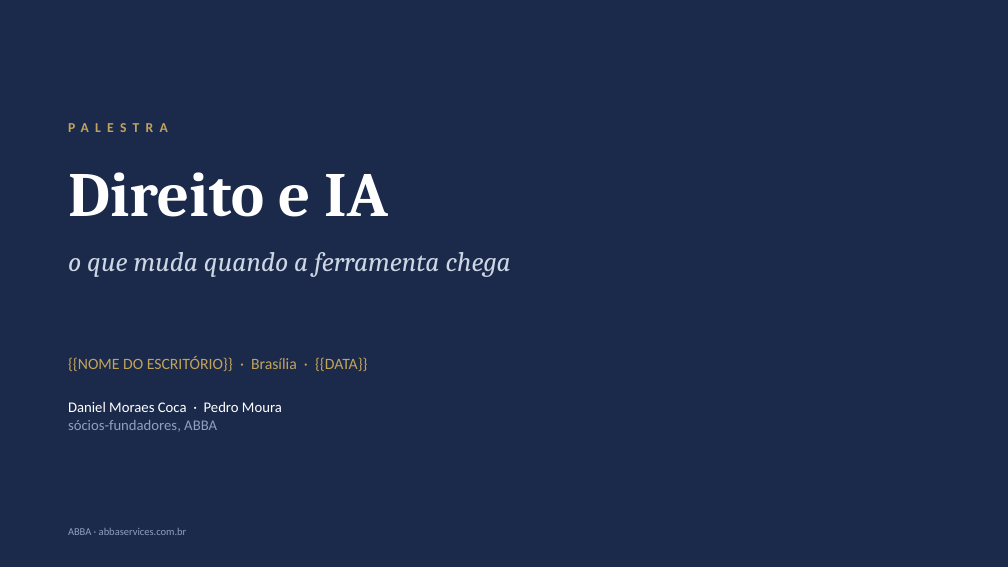
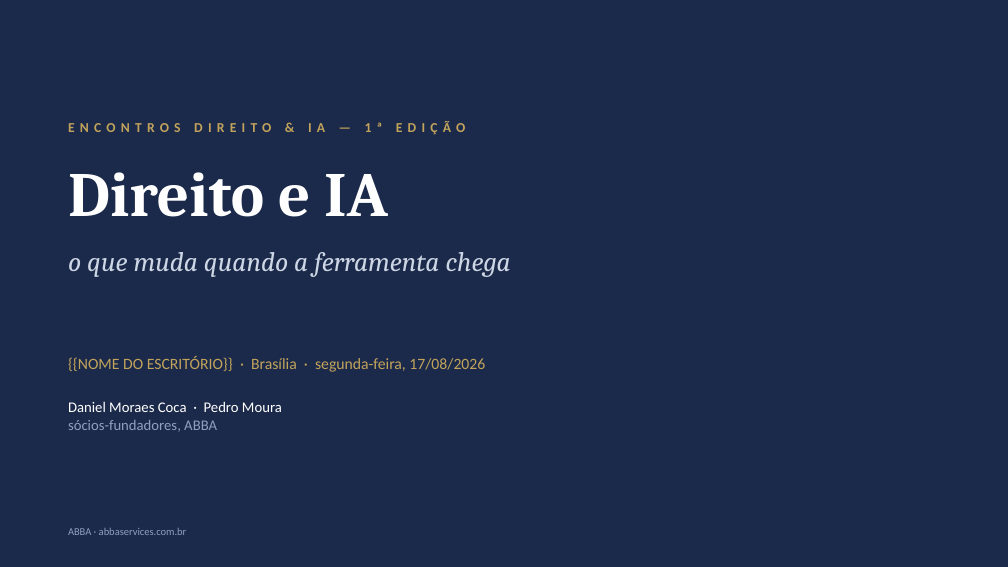
Before and after one commit to DanielMoraesCoca/abba-ops, a slide deck: slide 1 of 08-materiais/modelos/palestra-direito-e-ia-deck.pptx. Drawn at 1008x567 pixels with LibreOffice and Linux fonts; fonts in the diff are those of the drawing. Boxes give left, top, right and bottom in pixels: in the first picture for what was removed or moved away, otherwise in the second. Text is boxed around its words. In the diff, an @@ line names an element or a change of style, - is before the commit and + after.

```diff
--- a/08-materiais/modelos/palestra-direito-e-ia-deck.pptx
+++ b/08-materiais/modelos/palestra-direito-e-ia-deck.pptx
@@ text at (68, 121, 466, 135): text changed @@
-PALESTRA
+ENCONTROS DIREITO & IA — 1ª EDIÇÃO
@@ text at (68, 356, 485, 372): text changed @@
-{{NOME DO ESCRITÓRIO}} · Brasília · {{DATA}}
+{{NOME DO ESCRITÓRIO}} · Brasília · segunda-feira, 17/08/2026
```
Also in this commit, not shown: 2 other files.
